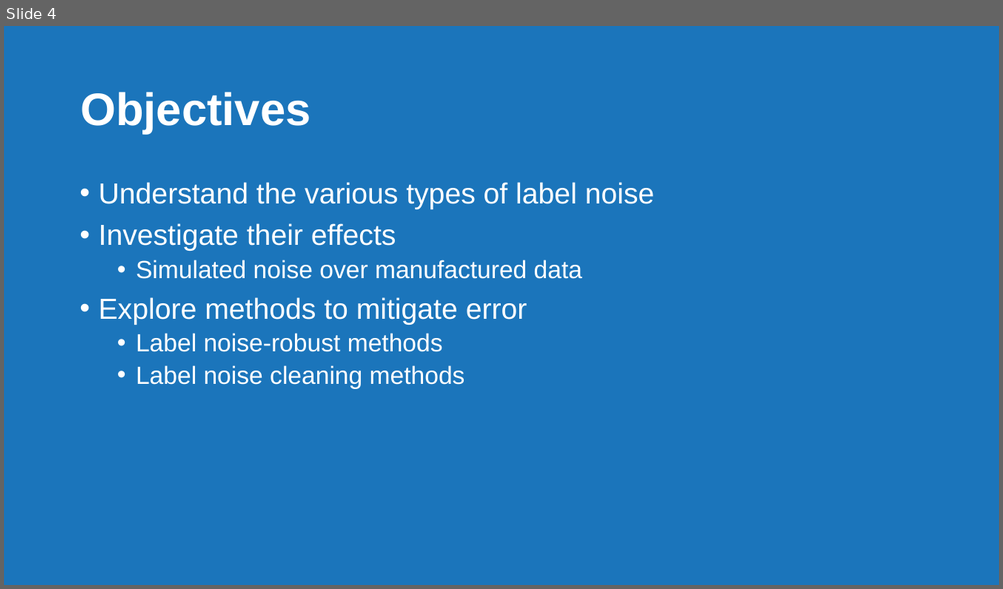
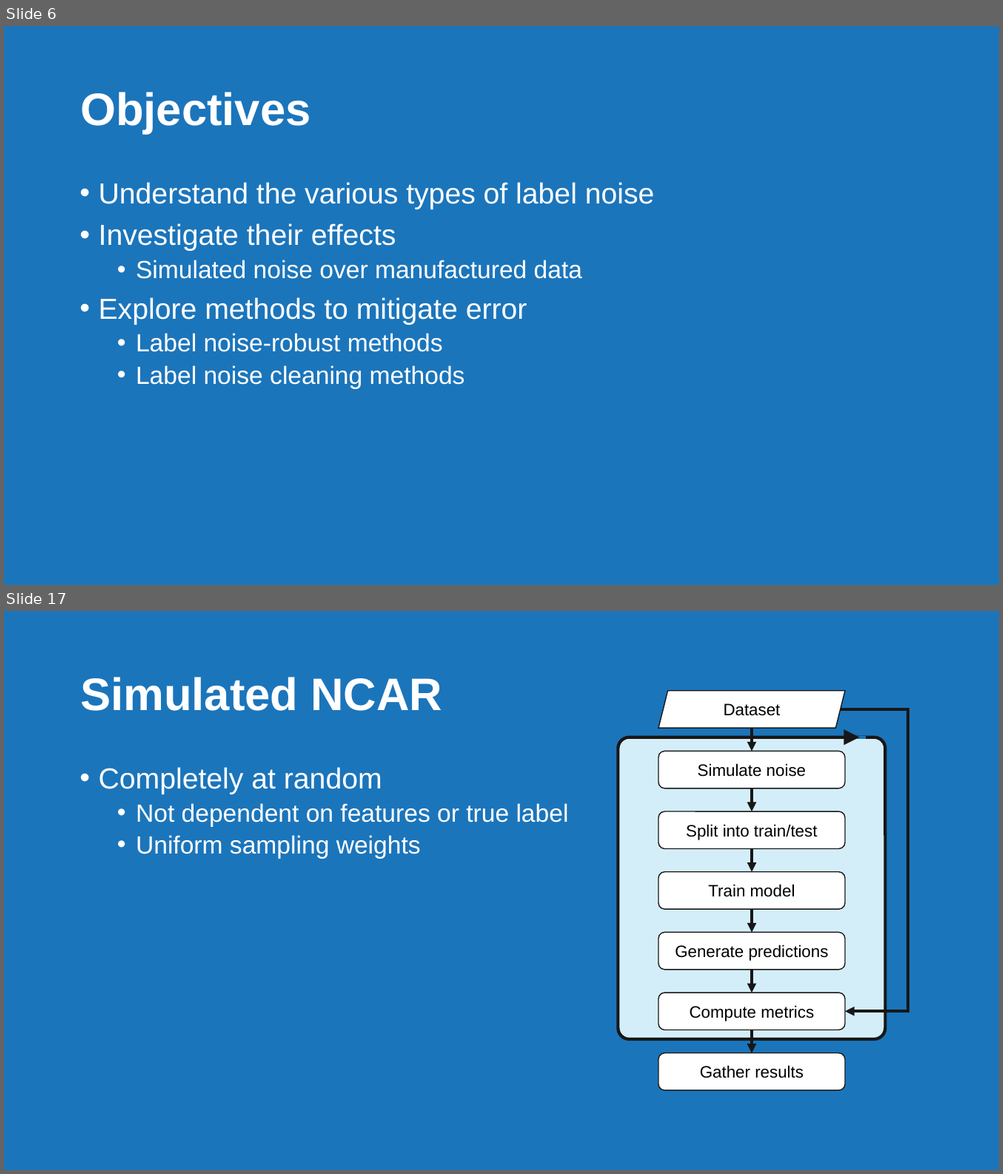
Before and after one commit to jkingphd/label_noise, a slide deck: ntc_analytics_summit_king.pptx. Shown one above the other, each under a label of ours: slide 4 before the commit, slides 6 and 17 after it; the slides between them are not shown. The pictures are 1003x589 and 1003x1174 pixels, drawn with LibreOffice and Linux fonts; fonts in the diff are those of the drawing. Boxes give left, top, right and bottom in pixels: in the first picture for what was removed or moved away, otherwise in the second. Text is boxed around its words. In the diff, an @@ line names an element or a change of style, - is before the commit and + after.

```diff
--- a/ntc_analytics_summit_king.pptx
+++ b/ntc_analytics_summit_king.pptx
@@ slide 17 added at (4, 611, 999, 1170), background #1B75BB @@
@@ title added at (80, 677, 443, 711), 44 pt, text #FFFFFF, bold @@
+Simulated NCAR
@@ group added at (618, 691, 908, 1091): 7 rounded rectangles, 7 arrows, 1 parallelogram, 1 line, 1 elbow arrow @@
+Dataset
+Simulate noise
+Split into train/test
+Train model
+Generate predictions
+Compute metrics
+Gather results
@@ text added at (99, 767, 569, 859), 24 pt, text #FFFFFF @@
+• Completely at random
+  • Not dependent on features or true label
+  • Uniform sampling weights
@@ what was slide 4 is now slide 6 @@
```
Also in this commit, not shown: 2 slides changed, 43 other slides added, 4 slides removed, 6 other files.
